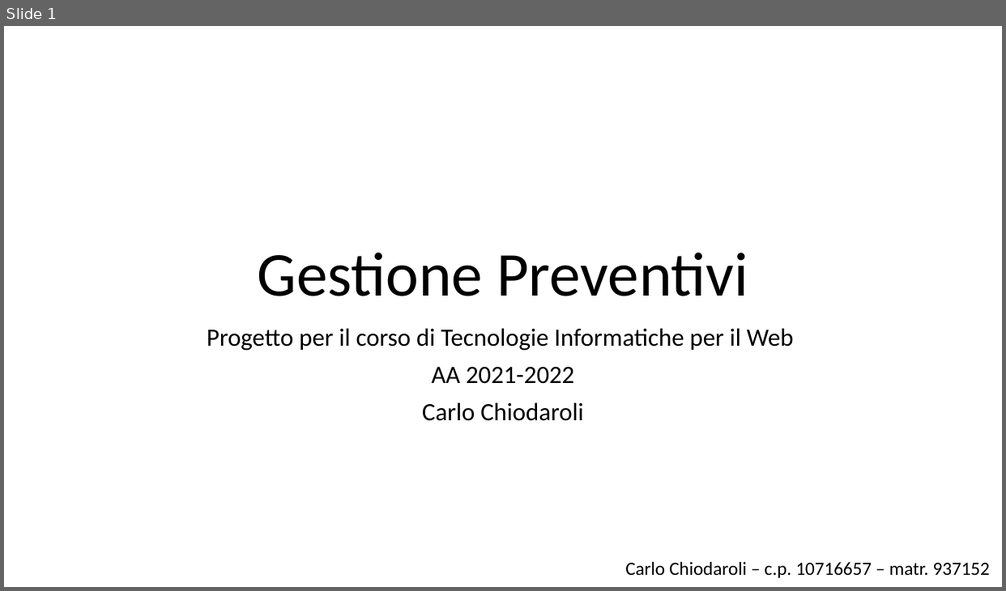
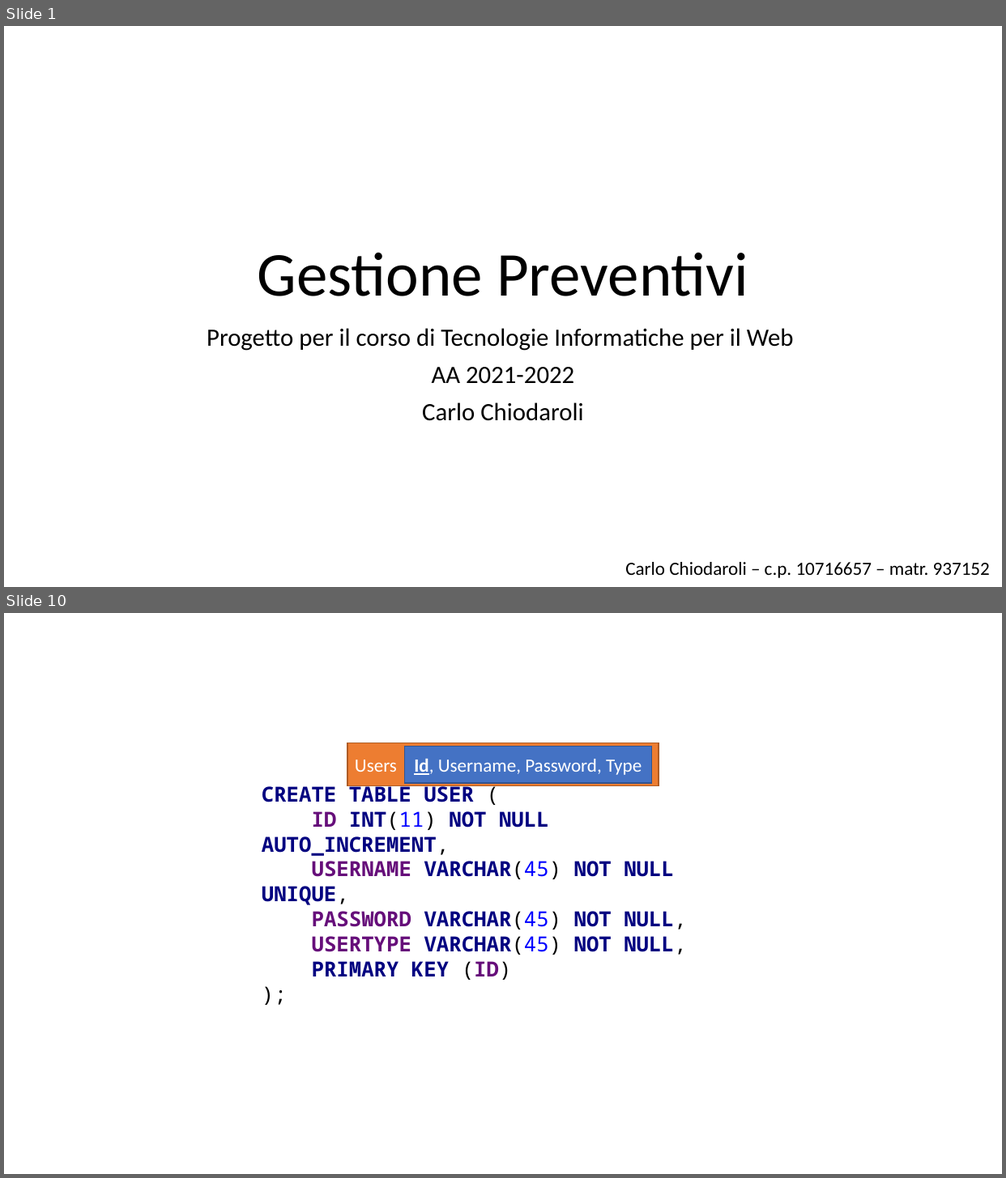
Before and after one commit to CarloChiodaroli/TIW-2022-HTML, a slide deck: data/Gestione Preventivi.pptx. Shown one above the other, each under a label of ours: slide 1 before the commit, slides 1 and 10 after it; the slides between them are not shown. The pictures are 1006x591 and 1006x1178 pixels, drawn with LibreOffice and Linux fonts; fonts in the diff are those of the drawing. Boxes give left, top, right and bottom in pixels: in the first picture for what was removed or moved away, otherwise in the second. Text is boxed around its words. In the diff, an @@ line names an element or a change of style, - is before the commit and + after.

```diff
--- a/data/Gestione Preventivi.pptx
+++ b/data/Gestione Preventivi.pptx
@@ slide 10 added at (x1=4, y1=613, x2=1002, y2=1174), background #FFFFFF @@
@@ rectangle added at (x1=347, y1=743, x2=659, y2=786), fill #ED7D31, outline #AF5C24 1 pt, 18 pt, text #FFFFFF @@
+Users
@@ rectangle added at (x1=404, y1=747, x2=651, y2=784), fill #4472C4, outline #325491 1 pt, 18 pt, text #FFFFFF @@
+Id, Username, Password, Type
@@ text added at (x1=262, y1=782, x2=686, y2=980), 20 pt, text #000080, bold @@
+CREATE TABLE USER (
+ID INT(11) NOT NULL AUTO_INCREMENT,
+USERNAME VARCHAR(45) NOT NULL UNIQUE,
+PASSWORD VARCHAR(45) NOT NULL,
+USERTYPE VARCHAR(45) NOT NULL,
+PRIMARY KEY (ID)
+);
```
Also in this commit, not shown: 2 slides changed, 19 other slides added, 1 other file.
